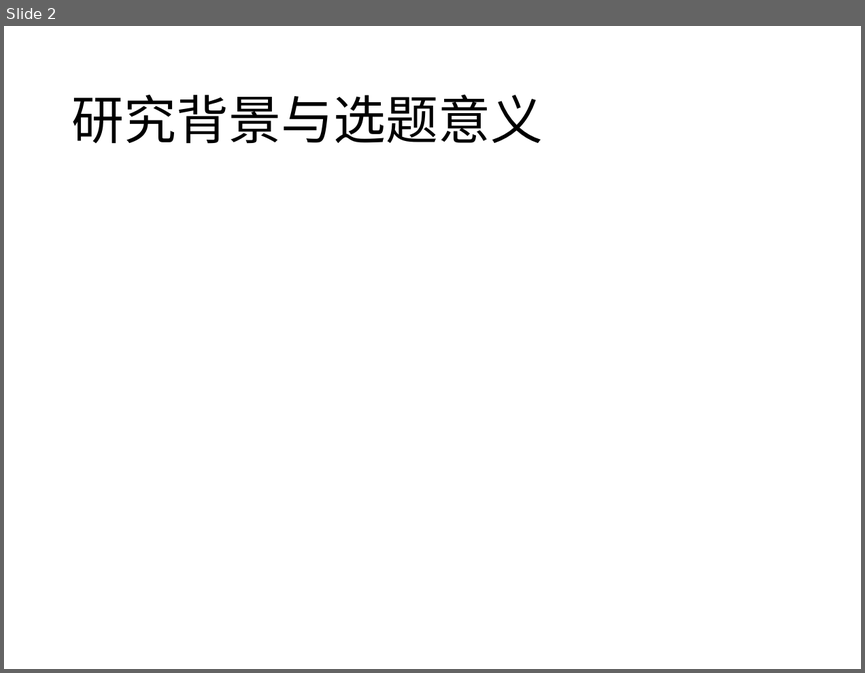
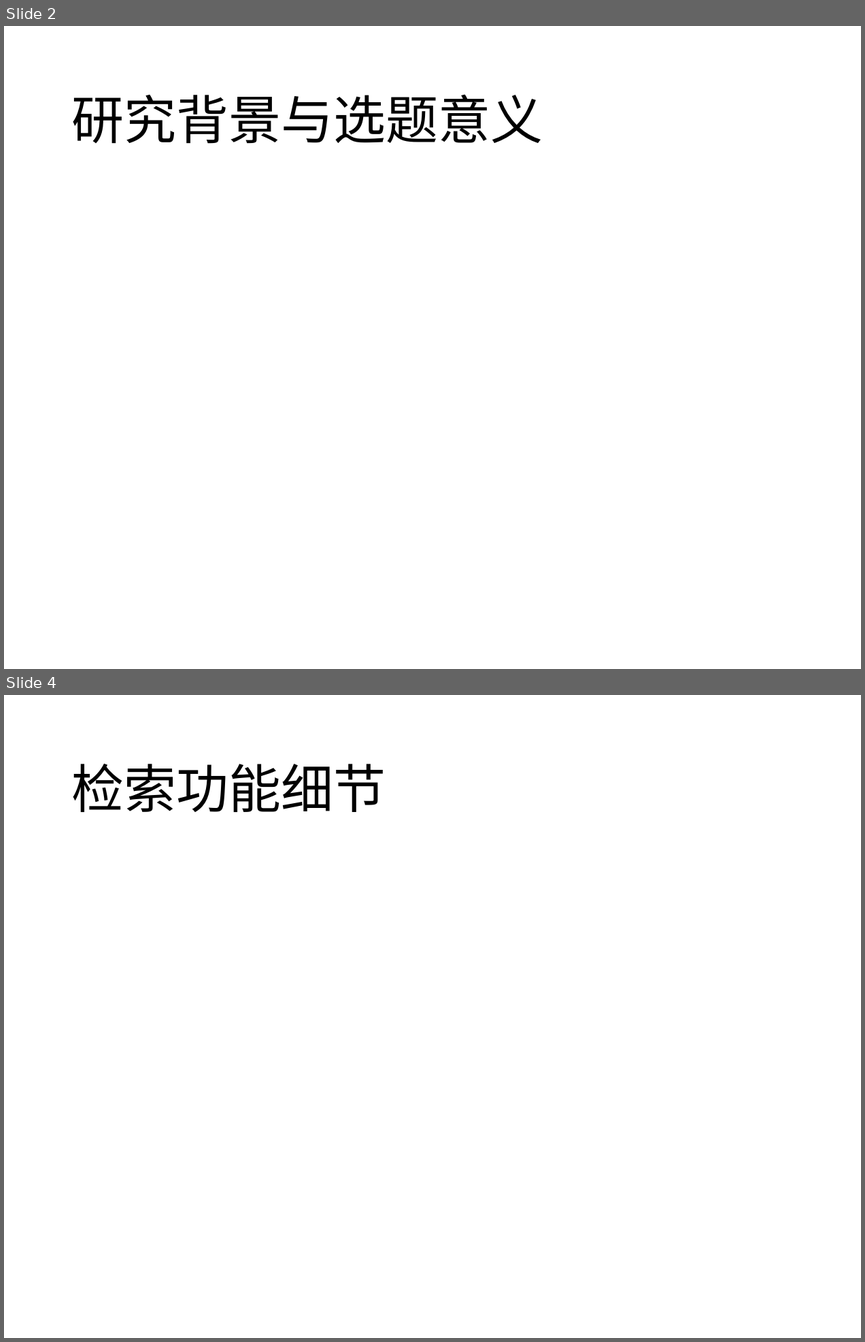
Before and after one commit to TeslaCN/graduation, a slide deck: 基于Scrapy框架的计算机专业学习资源网站_吴伟杰.pptx. Shown one above the other, each under a label of ours: slide 2 before the commit, slides 2 and 4 after it; the slides between them are not shown. The pictures are 865x673 and 865x1342 pixels, drawn with LibreOffice and Linux fonts; fonts in the diff are those of the drawing. Boxes give left, top, right and bottom in pixels: in the first picture for what was removed or moved away, otherwise in the second. Text is boxed around its words. In the diff, an @@ line names an element or a change of style, - is before the commit and + after.

```diff
--- a/基于Scrapy框架的计算机专业学习资源网站_吴伟杰.pptx
+++ b/基于Scrapy框架的计算机专业学习资源网站_吴伟杰.pptx
@@ slide 4 added at (x1=4, y1=695, x2=861, y2=1338), background #FFFFFF @@
@@ title added at (x1=71, y1=764, x2=385, y2=812), 44 pt, text #000000 @@
+检索功能细节
```
Also in this commit, not shown: 4 other slides added, 3 other files.
